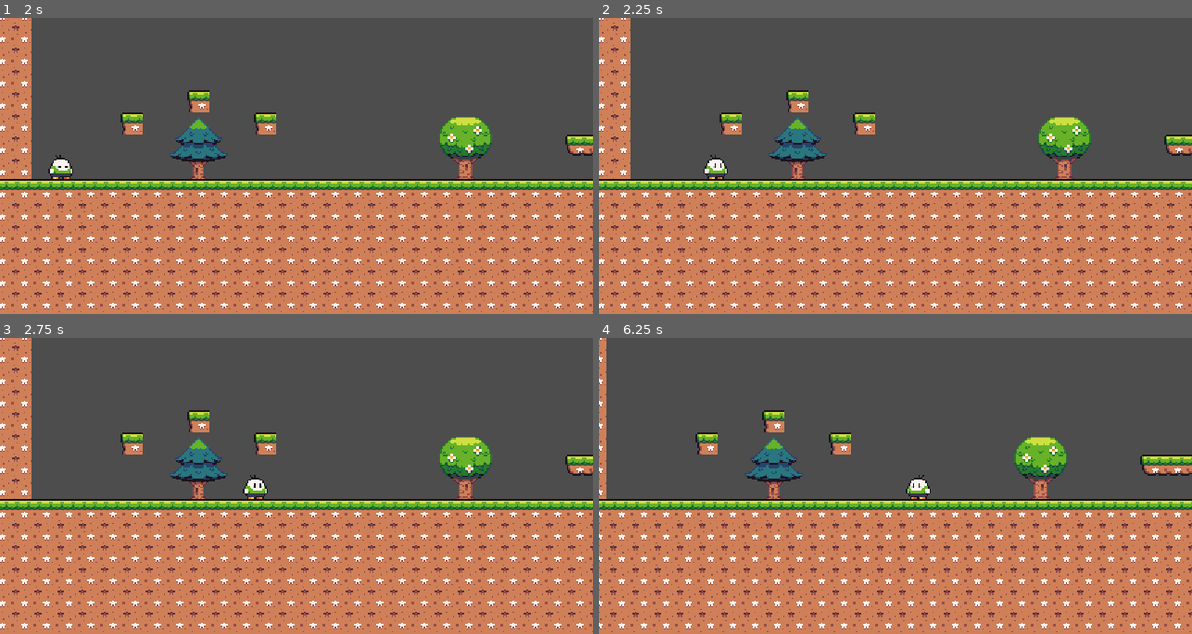
Above: before the commit, frames 1-4 (two rows, left to right).
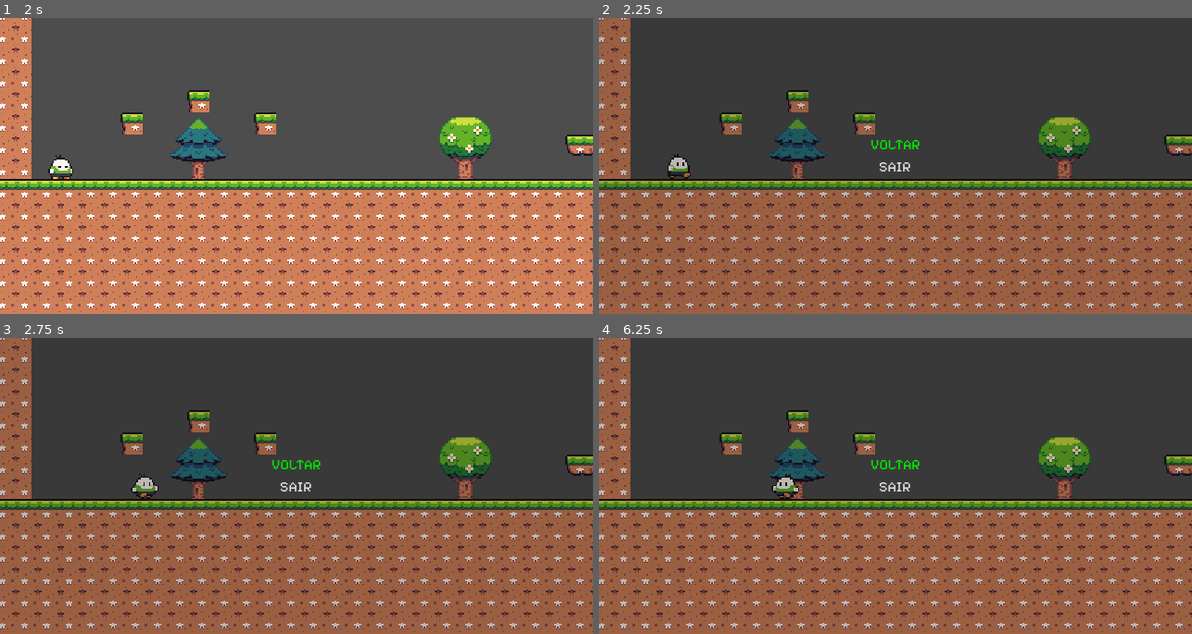
Above: after the commit, the same moments.

Repository: DaviGadelhaDev/heroido
Game: Godot game, scene res://Scenes/inicial_page.tscn
The game is run twice, just before and just after one commit, with the same random seed, the same clock (stepped at 60 frames per second) and the same inputs.
Inputs (mouse positions are in pixels of both pictures, inside the frame that each line leads up to):
- Up to frame 1 (2 s): tap Enter (ui_accept) at 0.5 s; hold Right (ui_right) 0.53-1.25 s; hold Enter (ui_accept) 0.53-1.25 s; click "INICIAR" at 1.25 s
- Up to frame 2 (2.25 s): hold Right (ui_right) from 2.03 s (still down); tap Enter (ui_accept) at 2.1 s
- Up to frame 3 (2.75 s): keep holding Right (ui_right); tap Enter (ui_accept) at 2.27, 2.57 s
- Up to frame 4 (6.25 s): release Right (ui_right) at 2.75 s; click (895, 465) at 2.75 s, where only the run after the commit has a clickable "VOLTAR"; hold Left (ui_left) 3.53-4.28 s; hold Enter (ui_accept) 3.53-4.28 s; hold Right (ui_right) 4.28-5.78 s; tap Enter (ui_accept) at 4.35, 4.52, 4.82, 5.85, 6.02 s; hold Enter (ui_accept) 5.03-5.78 s; hold Left (ui_left) from 5.78 s (still down)

Frame 1 is identical in both runs. In frame 2, 50% of the frame differs, in the area x 0-100%, y 0-100%; in frame 3, 50%; in frame 4, 51%.

Commit message:
Subindo telas

Diff:
--- /dev/null
+++ b/heroido/Scenes/game_over.tscn
@@ -0,0 +1,61 @@
+[gd_scene load_steps=5 format=3 uid="uid://c4cossih2ud3s"]
+
+[ext_resource type="Texture2D" uid="uid://24tdpbv7x23y" path="res://assets/game_over.png" id="1_5x3i8"]
+[ext_resource type="Theme" uid="uid://gjypwgr0w57g" path="res://BottonTheme.tres" id="2_kq6a7"]
+
+[sub_resource type="StyleBoxEmpty" id="StyleBoxEmpty_cpoxt"]
+
+[sub_resource type="StyleBoxEmpty" id="StyleBoxEmpty_lyju4"]
+
+[node name="game_over" type="Control"]
+layout_mode = 3
+anchors_preset = 15
+anchor_right = 1.0
+anchor_bottom = 1.0
+grow_horizontal = 2
+grow_vertical = 2
+
+[node name="ColorRect" type="ColorRect" parent="."]
+layout_mode = 1
+anchors_preset = 15
+anchor_right = 1.0
+anchor_bottom = 1.0
+grow_horizontal = 2
+grow_vertical = 2
+color = Color(0, 0, 0, 1)
+
+[node name="VBoxContainer" type="VBoxContainer" parent="."]
+layout_mode = 1
+anchors_preset = 8
+anchor_left = 0.5
+anchor_top = 0.5
+anchor_right = 0.5
+anchor_bottom = 0.5
+offset_left = -84.0
+offset_top = -46.0
+offset_right = 84.0
+offset_bottom = 46.0
+grow_horizontal = 2
+grow_vertical = 2
+
+[node name="GameOver_title" type="TextureRect" parent="VBoxContainer"]
+layout_mode = 2
+texture = ExtResource("1_5x3i8")
+
+[node name="HSeparator2" type="HSeparator" parent="VBoxContainer"]
+layout_mode = 2
+theme_override_styles/separator = SubResource("StyleBoxEmpty_cpoxt")
+
+[node name="restart_btn" type="Button" parent="VBoxContainer"]
+layout_mode = 2
+theme = ExtResource("2_kq6a7")
+text = "RECOMEÇAR"
+
+[node name="HSeparator" type="HSeparator" parent="VBoxContainer"]
+layout_mode = 2
+theme_override_styles/separator = SubResource("StyleBoxEmpty_lyju4")
+
+[node name="quit_btn" type="Button" parent="VBoxContainer"]
+layout_mode = 2
+theme = ExtResource("2_kq6a7")
+text = "SAIR"
--- /dev/null
+++ b/heroido/Scenes/pause_menu.tscn
@@ -0,0 +1,41 @@
+[gd_scene load_steps=3 format=3 uid="uid://bp73bad4tron5"]
+
+[ext_resource type="Theme" uid="uid://eotshwh5ssgd" path="res://Theme/pause_menu.tres" id="1_4ajm8"]
+[ext_resource type="Script" path="res://Scripts/pause_menu.gd" id="1_vf8ew"]
+
+[node name="pause_menu" type="CanvasLayer"]
+process_mode = 3
+visible = false
+script = ExtResource("1_vf8ew")
+
+[node name="bg_overlay" type="ColorRect" parent="."]
+anchors_preset = 15
+anchor_right = 1.0
+anchor_bottom = 1.0
+grow_horizontal = 2
+grow_vertical = 2
+color = Color(0, 0, 0, 0.254902)
+
+[node name="menu_holder" type="VBoxContainer" parent="."]
+anchors_preset = 14
+anchor_top = 0.5
+anchor_right = 1.0
+anchor_bottom = 0.5
+offset_top = -33.0
+offset_bottom = 33.0
+grow_horizontal = 2
+grow_vertical = 2
+
+[node name="resume_btn" type="Button" parent="menu_holder"]
+layout_mode = 2
+theme = ExtResource("1_4ajm8")
+text = "VOLTAR"
+
+[node name="quit_btn" type="Button" parent="menu_holder"]
+layout_mode = 2
+theme = ExtResource("1_4ajm8")
+text = "SAIR
+"
+
+[connection signal="pressed" from="menu_holder/resume_btn" to="." method="_on_resume_btn_pressed"]
+[connection signal="pressed" from="menu_holder/quit_btn" to="." method="_on_quit_btn_pressed"]
--- a/heroido/Scenes/world_01.tscn
+++ b/heroido/Scenes/world_01.tscn
@@ -1,8 +1,9 @@
-[gd_scene load_steps=10 format=3 uid="uid://dehjiumbvbmgn"]
+[gd_scene load_steps=11 format=3 uid="uid://dehjiumbvbmgn"]
 
 [ext_resource type="Texture2D" uid="uid://byufd08fc0d2a" path="res://assets/SeasonalTilesets/1 - Grassland/Terrain (16 x 16).png" id="1_smocs"]
 [ext_resource type="Texture2D" uid="uid://4tkea1pw4ogw" path="res://assets/SeasonalTilesets/1 - Grassland/Grassland_entities (16 x 16).png" id="2_kwa4d"]
 [ext_resource type="PackedScene" uid="uid://8p2vdy4c1dvu" path="res://actors/player.tscn" id="3_m3ae3"]
+[ext_resource type="PackedScene" uid="uid://bp73bad4tron5" path="res://Scenes/pause_menu.tscn" id="4_b5nkg"]
 
 [sub_resource type="TileMapPattern" id="TileMapPattern_rrvt5"]
 tile_data = PackedInt32Array(0, 65537, 1)
@@ -139,3 +140,5 @@
 
 [node name="player" parent="." instance=ExtResource("3_m3ae3")]
 position = Vector2(44, 239)
+
+[node name="pause_menu" parent="." instance=ExtResource("4_b5nkg")]
--- /dev/null
+++ b/heroido/Scripts/pause_menu.gd
@@ -0,0 +1,24 @@
+extends CanvasLayer
+
+@onready var resume_btn = $menu_holder/resume_btn
+
+func _ready() -> void:
+	visible = false
+
+
+func _process(delta: float) -> void:
+	pass
+
+
+func _on_resume_btn_pressed() -> void:
+	get_tree().paused = false
+	visible = false
+
+func _unhandled_input(event: InputEvent) -> void:
+	if event.is_action_pressed("ui_accept"):
+		visible = true
+		get_tree().paused = true
+		resume_btn.grab_focus()
+
+func _on_quit_btn_pressed() -> void:
+	get_tree().quit()
--- /dev/null
+++ b/heroido/Theme/pause_menu.tres
@@ -0,0 +1,21 @@
+[gd_resource type="Theme" load_steps=6 format=3 uid="uid://eotshwh5ssgd"]
+
+[ext_resource type="FontFile" uid="uid://defiluca7mogt" path="res://assets/font.ttf" id="1_8lpbp"]
+
+[sub_resource type="StyleBoxEmpty" id="StyleBoxEmpty_v7fbs"]
+
+[sub_resource type="StyleBoxEmpty" id="StyleBoxEmpty_5v5xc"]
+
+[sub_resource type="StyleBoxEmpty" id="StyleBoxEmpty_7va1t"]
+
+[sub_resource type="StyleBoxEmpty" id="StyleBoxEmpty_jb6f8"]
+
+[resource]
+Button/colors/font_focus_color = Color(0.0117647, 0.917647, 0, 1)
+Button/colors/font_hover_color = Color(0.0117647, 0.917647, 0, 1)
+Button/colors/font_hover_pressed_color = Color(0.917647, 0.541176, 0, 1)
+Button/fonts/font = ExtResource("1_8lpbp")
+Button/styles/focus = SubResource("StyleBoxEmpty_v7fbs")
+Button/styles/hover = SubResource("StyleBoxEmpty_5v5xc")
+Button/styles/hover_pressed = SubResource("StyleBoxEmpty_7va1t")
+Button/styles/normal = SubResource("StyleBoxEmpty_jb6f8")
Binary file added: heroido/assets/game_over.png
Not shown, added: heroido/assets/game_over.png.import
